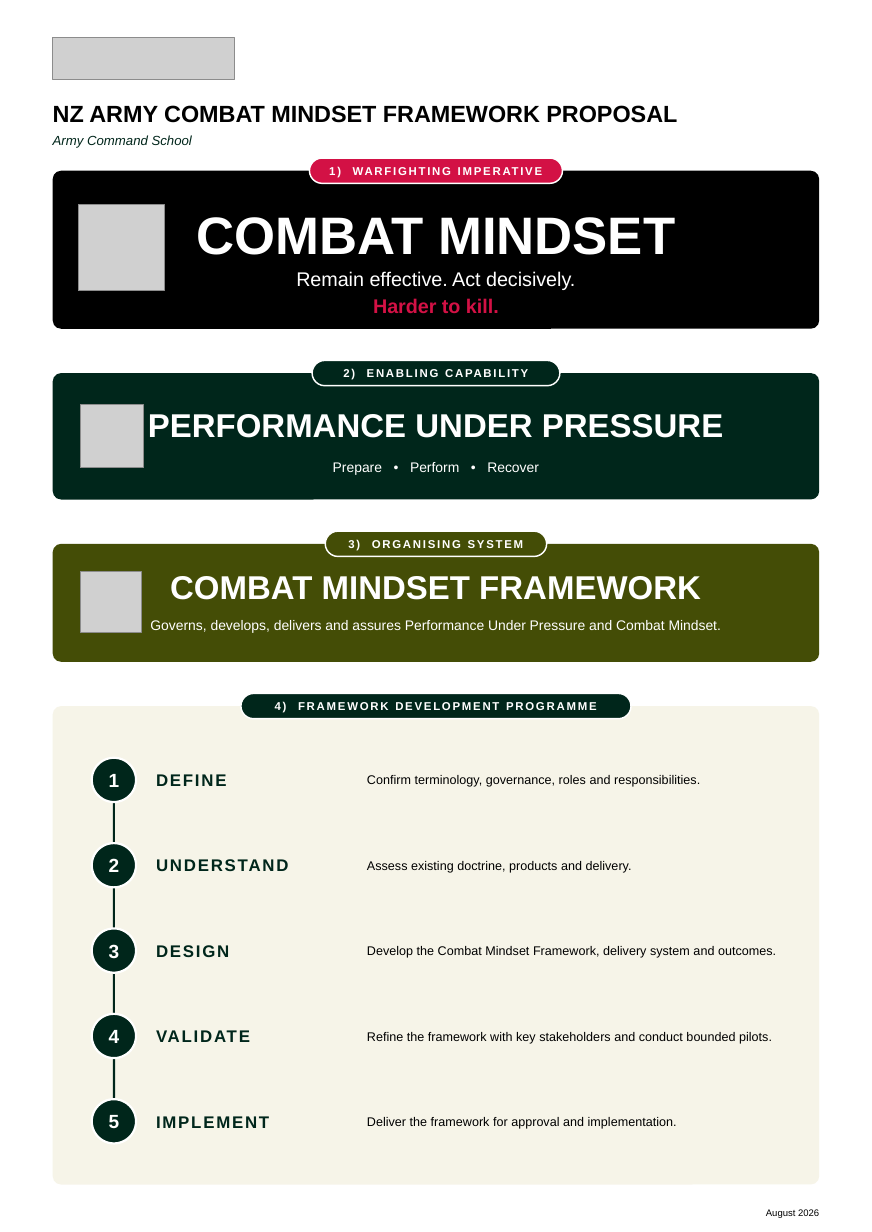
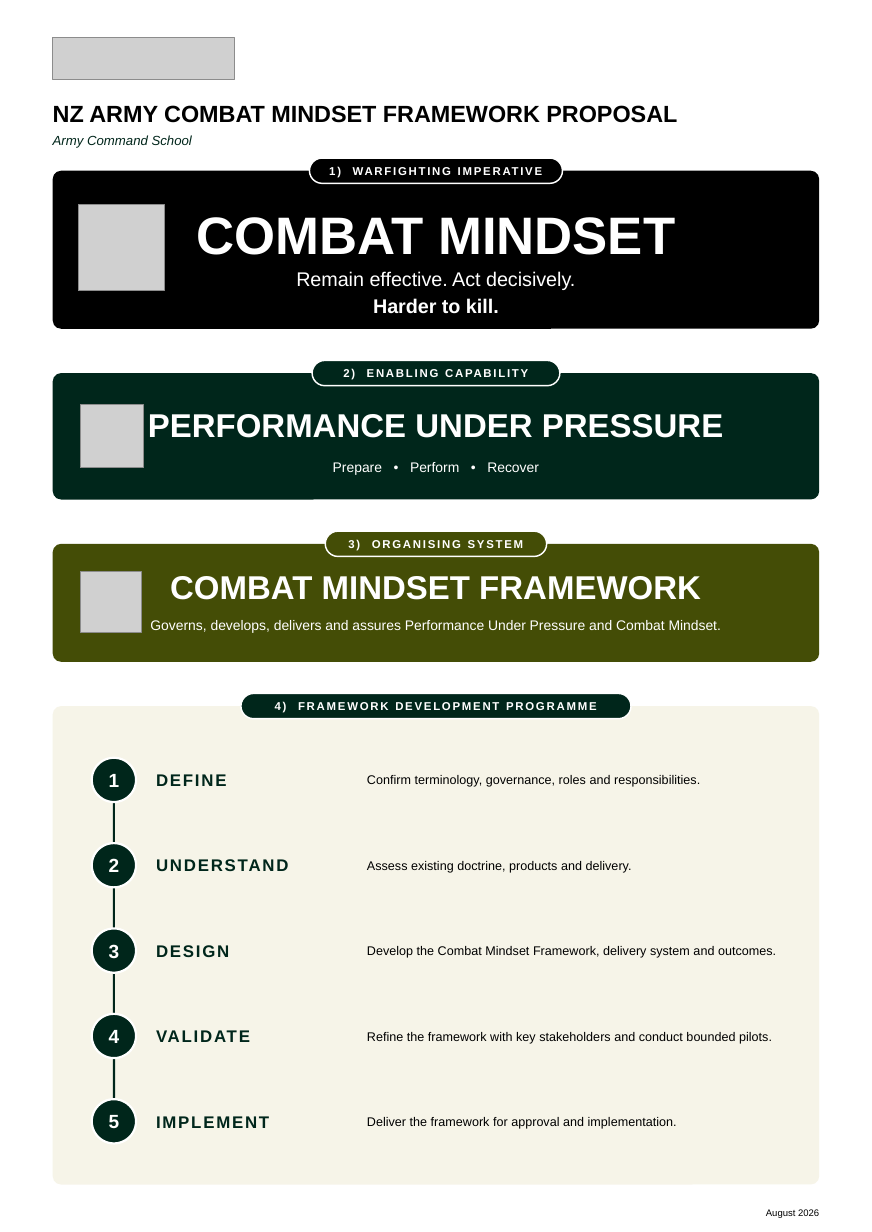
Before and after one commit to TacEdge/PUP, a slide deck: slide 1 of output/combat-mindset-onepager-portrait.pptx. Drawn at 872x1232 pixels with LibreOffice and Linux fonts; fonts in the diff are those of the drawing; grey boxes stand for pictures. Boxes give left, top, right and bottom in pixels: in the first picture for what was removed or moved away, otherwise in the second. Text is boxed around its words. In the diff, an @@ line names an element or a change of style, - is before the commit and + after.

```diff
--- a/output/combat-mindset-onepager-portrait.pptx
+++ b/output/combat-mindset-onepager-portrait.pptx
@@ rounded rectangle at [310,158,563,183]: fill #D31145 to #000000 @@
@@ text "Harder to kill." at [373,298,499,314]: text colour #D31145 to #FFFFFF @@
```
Also in this commit, not shown: 17 other files.
